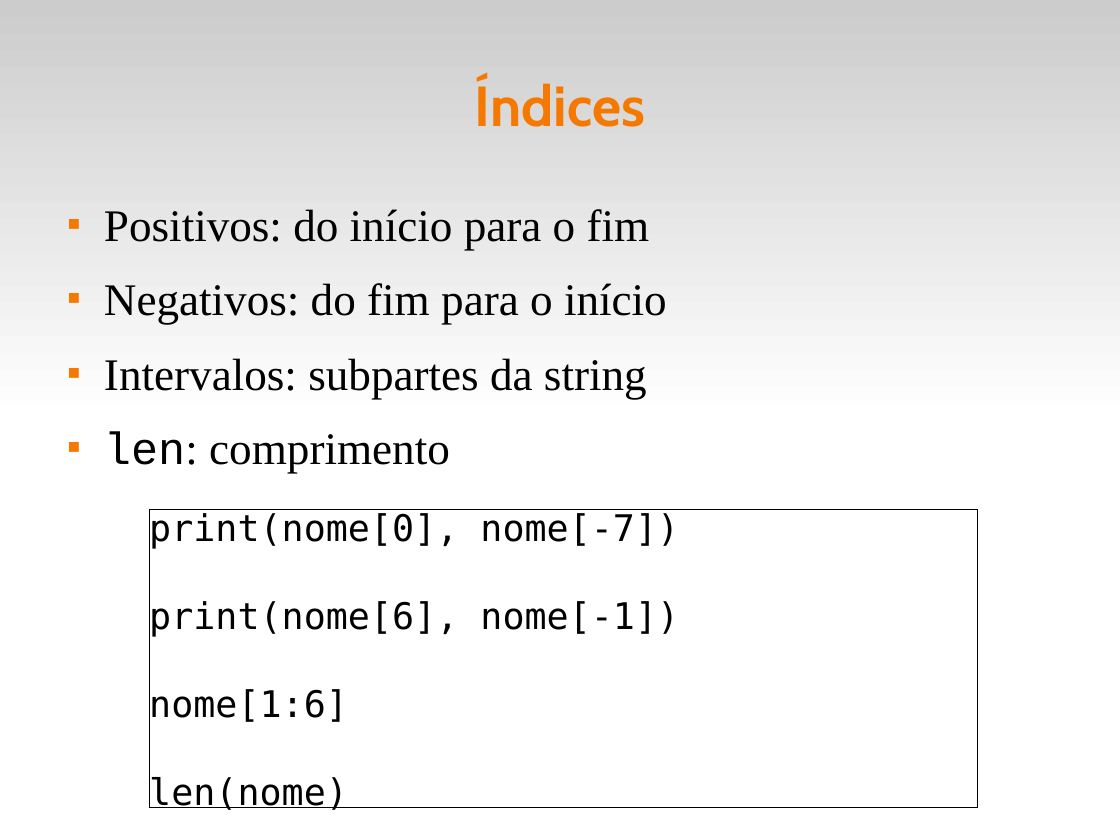
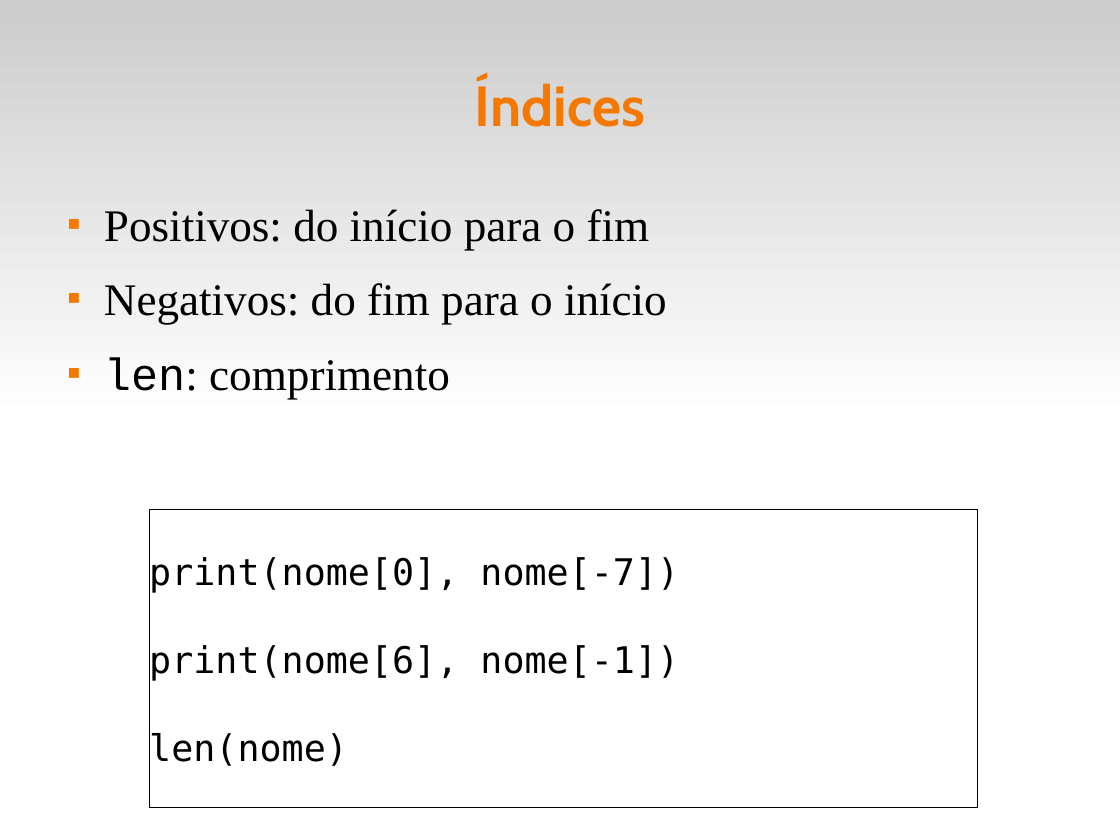
Before and after one commit to fsantanna-uerj/IPD, a slide deck: slide 3 of slides/ipd-07-strings.odp. Drawn at 1120x840 pixels with LibreOffice and Linux fonts; fonts in the diff are those of the drawing. Boxes give left, top, right and bottom in pixels: in the first picture for what was removed or moved away, otherwise in the second. Text is boxed around its words. In the diff, an @@ line names an element or a change of style, - is before the commit and + after.

```diff
--- a/slides/ipd-07-strings.odp
+++ b/slides/ipd-07-strings.odp
@@ text at bbox=[104, 358, 647, 399]: paragraph removed @@
-■ Intervalos: subpartes da string
@@ text in rectangle at bbox=[149, 687, 348, 725]: paragraph removed @@
-nome[1:6]
```
Also in this commit, not shown: 3 other slides changed, 1 other file.
